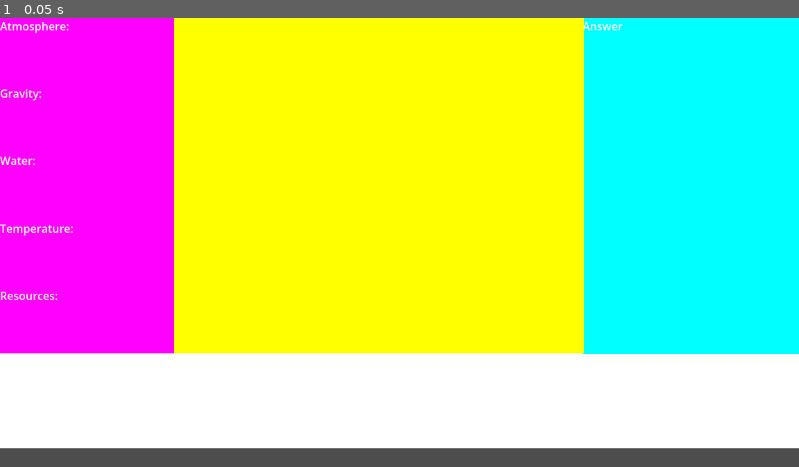
Above: before the commit, frame 1.
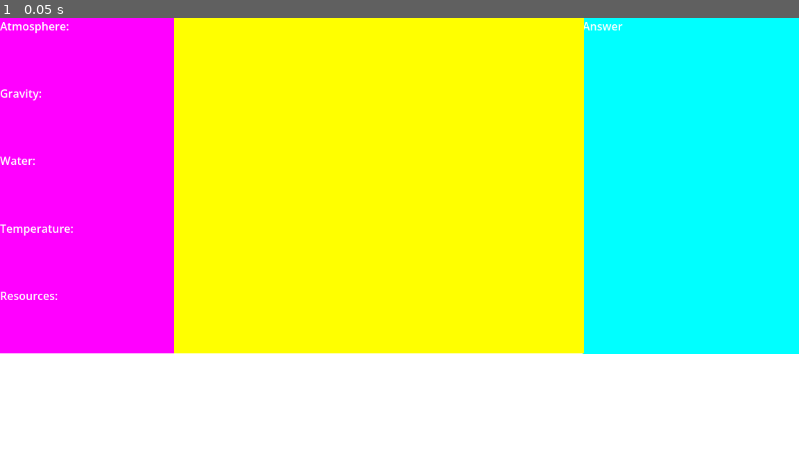
Above: after the commit, the same moment.

Repository: mattefwe/veiled-worlds
Game: Godot game, scene res://scenes/dialogue_scene.tscn
The game is run twice, just before and just after one commit, with the same random seed, the same clock (stepped at 60 frames per second) and the same inputs. The project has no main scene, so this scene is started directly.
Inputs:
- Up to frame 1 (0.05 s): no input

The runs differ from the first frame. In frame 1, 4.2% of the frame differs, in the area x 0-100%, y 95-100%.

Commit message:
feat: added prototype to counter the questions and creating an array with all the questions

Diff:
--- a/veiled-worlds-game/scripts/instantiate_questions.gd
+++ b/veiled-worlds-game/scripts/instantiate_questions.gd
@@ -1,16 +1,59 @@
 extends VBoxContainer
 
-var label
 
-func _ready():
+var currentid = 0
+var AtmAnswered = false
+var GvtAnswered = false
+var WtrAnswered = false
+var TmpAnswered = false
+var ResAnswered = false
 
-	##chiama funzione che conta
-	##domande possibili attuali e ritorna un numero
+func _ready() -> void:
+	pass
 
-	##for num_questions:
+func _process(_delta):
 
-	var label = Label.new()
-	add_child(label)
+	##cancello tutti i figli
+	var children = get_children()
+	for x in range(children.size()-1):
+		children[x].queue_free()
 
-##func count_questions(id):
-	#var alien = AlienList.aliens(id)
+	## conto e riinizializzo tutti i figli
+	var arrayanswers = []
+	for i in range(count_questions(currentid, arrayanswers)):
+		var label = Label.new()
+		label.text = arrayanswers[i]
+		add_child(label)
+
+func count_questions(id, arrayanswers):
+	var alien = AlienList.aliens[id]
+	var extradialogues = alien.extraDialogues
+	arrayanswers.append("PlaceholderAtm")
+	arrayanswers.append("PlaceholderGvt")
+	arrayanswers.append("PlaceholderWtr")
+	arrayanswers.append("PlaceholderTmp")
+	arrayanswers.append("PlaceholderRes")
+	var count = 0
+	for x in range(extradialogues.size()-1):
+		if(extradialogues[x].prerequisite == "AtmAnswered" and AtmAnswered == true):
+			count = count+1
+			arrayanswers.append(extradialogues[x].question)
+
+		if(extradialogues[x].prerequisite == "GvtAnswered" and GvtAnswered == true):
+			count = count+1
+			arrayanswers.append(extradialogues[x].question)
+
+		if(extradialogues[x].prerequisite == "WtrAnswered" and WtrAnswered == true):
+			count = count+1
+			arrayanswers.append(extradialogues[x].question)
+
+		if(extradialogues[x].prerequisite == "TmpAnswered" and TmpAnswered == true):
+			count = count+1
+			arrayanswers.append(extradialogues[x].question)
+
+		if(extradialogues[x].prerequisite == "ResAnswered" and ResAnswered == true):
+			count = count+1
+			arrayanswers.append(extradialogues[x].question)
+
+
+	return count
